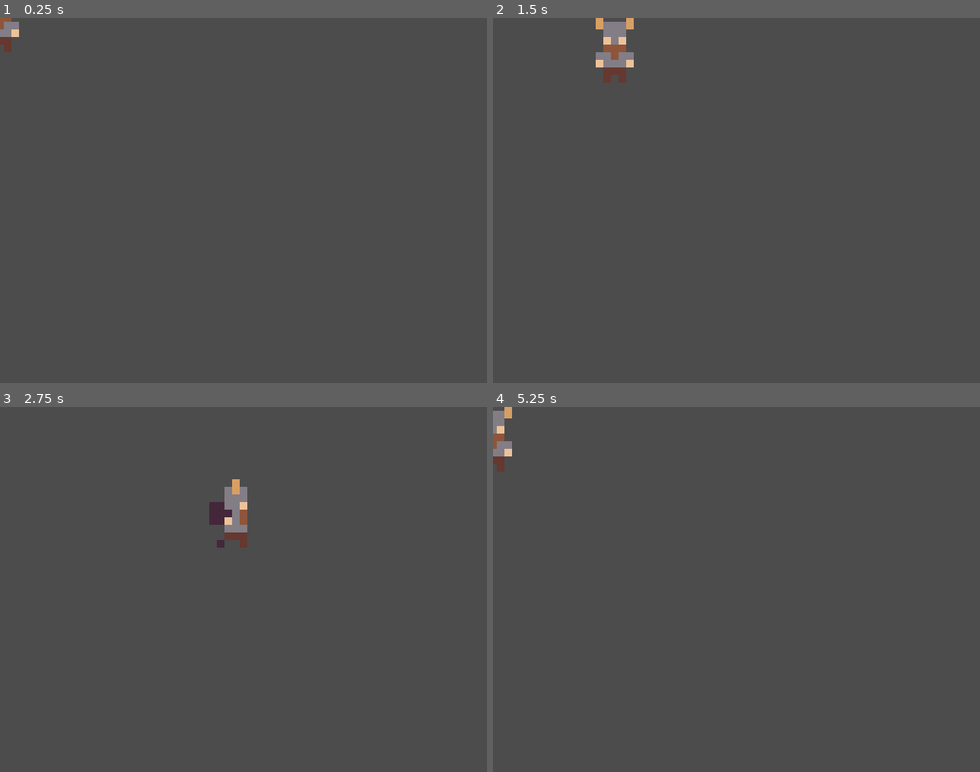
Above: before the commit, frames 1-4 (two rows, left to right).
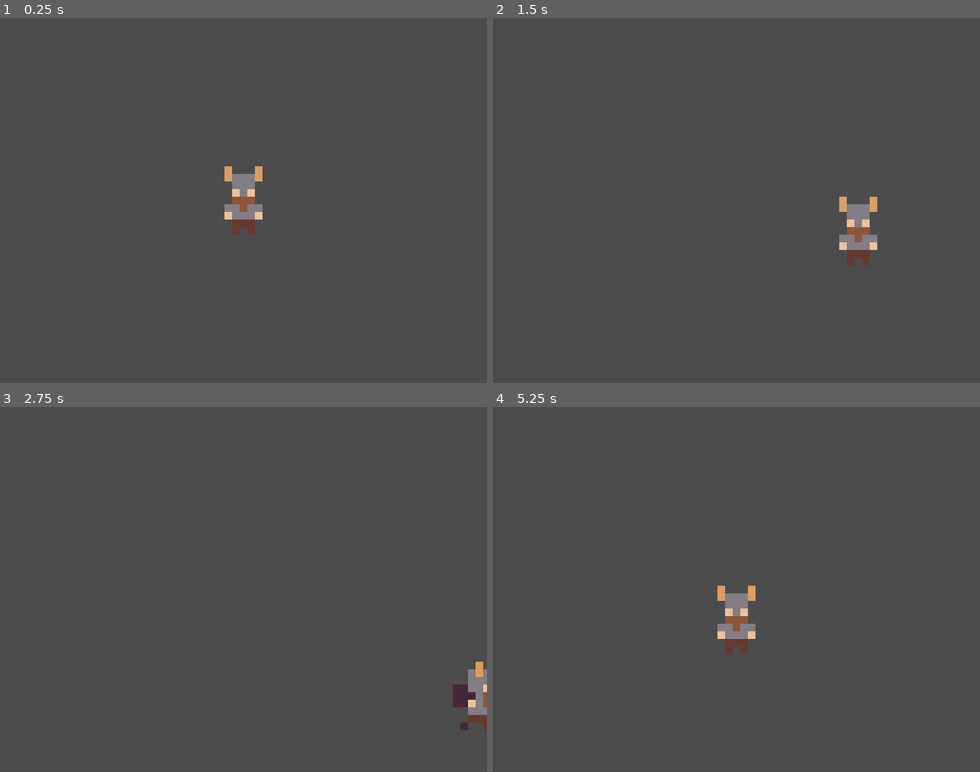
Above: after the commit, the same moments.

Repository: mattdibi/pac-viking
Game: Godot game, scene res://Main.tscn
Two runs of this game, one before a commit and one after it. Both use one fixed random seed, a clock stepped at 60 frames per second and the inputs below. Before the commit the project starts from res://Player.tscn.
Inputs:
- Up to frame 1 (0.25 s): no input
- Up to frame 2 (1.5 s): tap Enter at 0.5 s; hold Right (ui_right) 0.53-1.28 s; hold Down (ui_down) from 1.28 s (still down)
- Up to frame 3 (2.75 s): release Down (ui_down) at 2.03 s; hold Right (ui_right) from 2.03 s (still down)
- Up to frame 4 (5.25 s): release Right (ui_right) at 2.78 s; hold Up (ui_up) 2.78-3.53 s; hold Left (ui_left) 3.53-5.03 s; hold Down (ui_down) from 5.03 s (still down)

The runs differ from the first frame. In frame 1, 1.3% of the frame differs, in the area x 0-54%, y 0-60%; in frame 2, 2.0%, in the area x 21-79%, y 0-68%; in frame 3, 1.8%; in frame 4, 1.5%.

Commit message:
Added Main scene

Diff:
--- /dev/null
+++ b/Main.gd
@@ -0,0 +1,14 @@
+extends Node
+
+
+# Declare member variables here.
+
+
+# Called when the node enters the scene tree for the first time.
+func _ready():
+	$Player.start($PlayerStartPosition.position)
+
+
+# Called every frame. 'delta' is the elapsed time since the previous frame.
+#func _process(delta):
+#	pass
--- /dev/null
+++ b/Main.tscn
@@ -0,0 +1,12 @@
+[gd_scene load_steps=3 format=2]
+
+[ext_resource path="res://Player.tscn" type="PackedScene" id=1]
+[ext_resource path="res://Main.gd" type="Script" id=2]
+
+[node name="Main" type="Node"]
+script = ExtResource( 2 )
+
+[node name="Player" parent="." instance=ExtResource( 1 )]
+
+[node name="PlayerStartPosition" type="Position2D" parent="."]
+position = Vector2( 320, 240 )
--- a/Player.gd
+++ b/Player.gd
@@ -9,6 +9,7 @@
 # Called when the node enters the scene tree for the first time.
 func _ready():
 	screen_size = get_viewport_rect().size
+	hide()
 
 
 # Called every frame. 'delta' is the elapsed time since the previous frame.
@@ -41,3 +42,7 @@
 		$AnimatedSprite.animation = "run_front"
 	elif velocity.y < 0:
 		$AnimatedSprite.animation = "run_back"
+
+func start(pos):
+	position = pos
+	show()
--- a/Player.tscn
+++ b/Player.tscn
@@ -16,11 +16,6 @@
 
 [sub_resource type="SpriteFrames" id=1]
 animations = [ {
-"frames": [ ExtResource( 12 ), ExtResource( 9 ), ExtResource( 10 ), ExtResource( 11 ) ],
-"loop": true,
-"name": "run_left",
-"speed": 5.0
-}, {
 "frames": [ ExtResource( 3 ), ExtResource( 4 ), ExtResource( 2 ), ExtResource( 1 ) ],
 "loop": true,
 "name": "run_front",
@@ -29,6 +24,11 @@
 "frames": [ ExtResource( 5 ), ExtResource( 6 ), ExtResource( 7 ), ExtResource( 8 ) ],
 "loop": true,
 "name": "run_back",
+"speed": 5.0
+}, {
+"frames": [ ExtResource( 12 ), ExtResource( 9 ), ExtResource( 10 ), ExtResource( 11 ) ],
+"loop": true,
+"name": "run_left",
 "speed": 5.0
 } ]
 
--- a/project.godot
+++ b/project.godot
@@ -11,7 +11,7 @@
 [application]
 
 config/name="pac-viking"
-run/main_scene="res://Player.tscn"
+run/main_scene="res://Main.tscn"
 config/icon="res://icon.png"
 
 [display]
